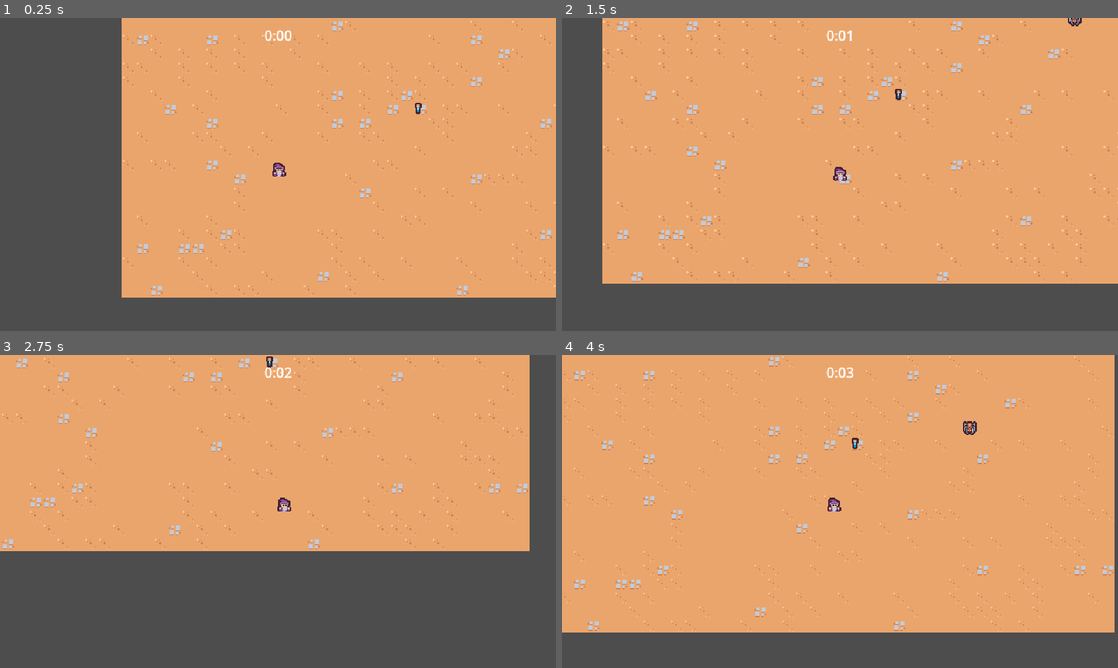
Above: before the commit, frames 1-4 (two rows, left to right).
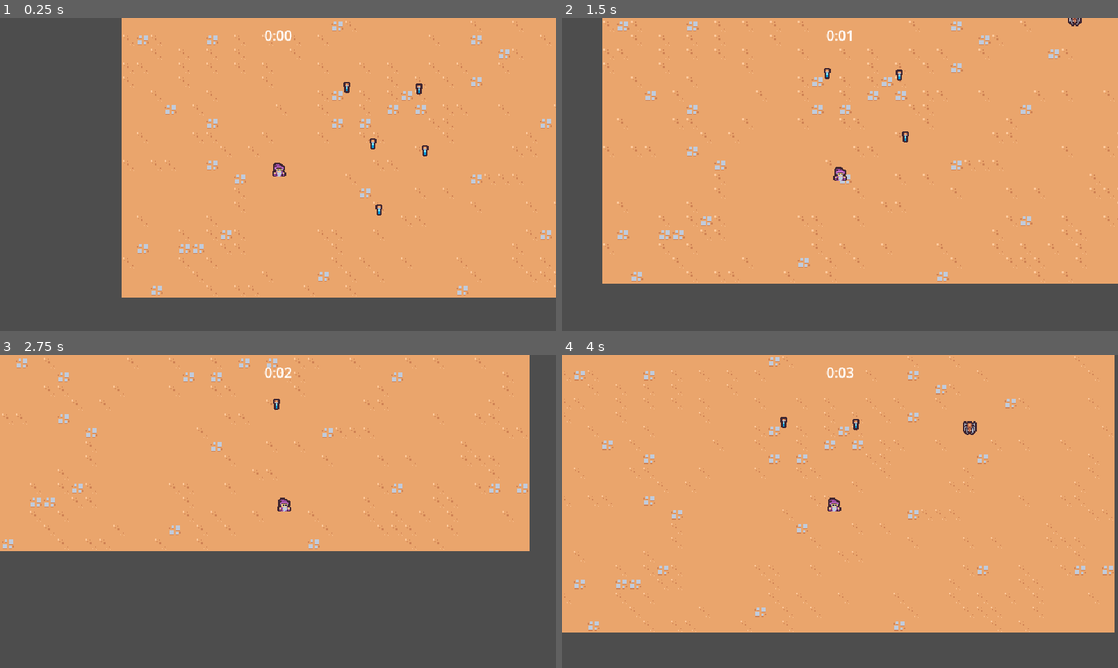
Above: after the commit, the same moments.

Repository: RdotSilva/Godot-2D-Survivor
Game: Godot game, scene res://scenes/main/main.tscn
Two runs of this game, one before a commit and one after it. Both use one fixed random seed, a clock stepped at 60 frames per second and the inputs below.
Inputs:
- Up to frame 1 (0.25 s): no input
- Up to frame 2 (1.5 s): hold D (move_right) 0.53-1.28 s; hold S (move_down) from 1.28 s (still down)
- Up to frame 3 (2.75 s): release S (move_down) at 2.03 s; hold D (move_right) from 2.03 s (still down)
- Up to frame 4 (4 s): release D (move_right) at 2.78 s; hold W (move_up) 2.78-3.53 s; hold A (move_left) from 3.53 s (still down)

The runs differ from the first frame. In frame 1, 0.2% of the frame differs, in the area x 61-78%, y 20-64%; in frame 2, 0.1%; in frame 3, less than 0.1%; in frame 4, 0.1%.

Commit message:
Add new experience vials for testing

Diff:
--- a/scenes/main/main.tscn
+++ b/scenes/main/main.tscn
@@ -28,4 +28,16 @@
 position = Vector2(181, 229)
 
 [node name="ExperienceVial" parent="." instance=ExtResource("7_76gx4")]
-position = Vector2(341, 150)
+position = Vector2(289, 191)
+
+[node name="ExperienceVial2" parent="." instance=ExtResource("7_76gx4")]
+position = Vector2(342, 128)
+
+[node name="ExperienceVial3" parent="." instance=ExtResource("7_76gx4")]
+position = Vector2(296, 267)
+
+[node name="ExperienceVial4" parent="." instance=ExtResource("7_76gx4")]
+position = Vector2(349, 199)
+
+[node name="ExperienceVial5" parent="." instance=ExtResource("7_76gx4")]
+position = Vector2(259, 126)
